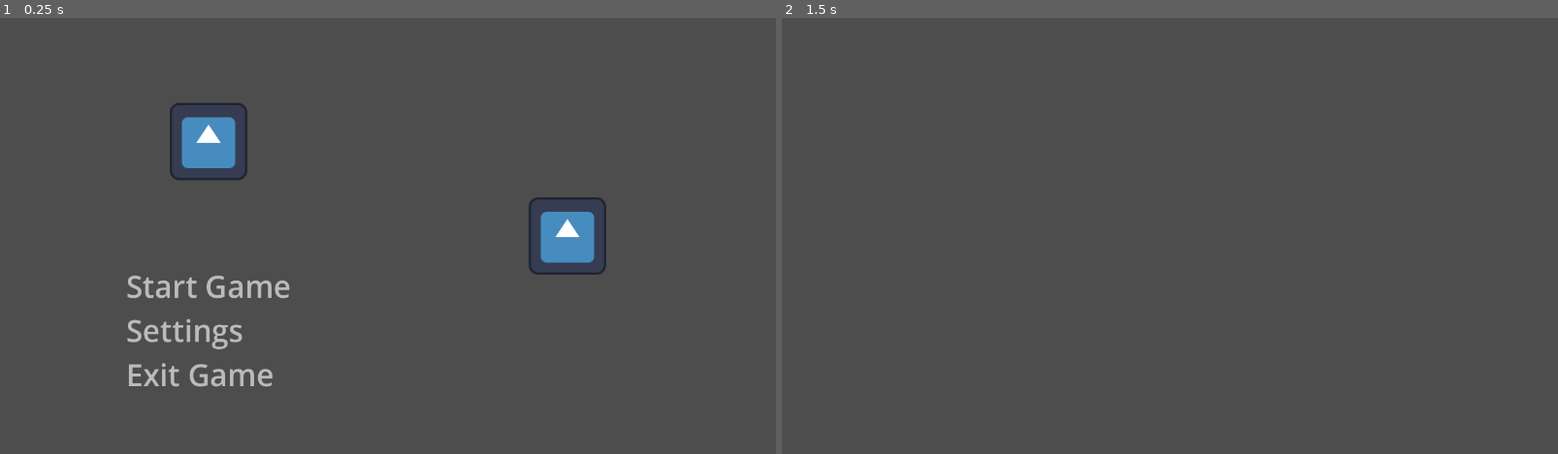
Above: before the commit, frames 1-2 (left to right).
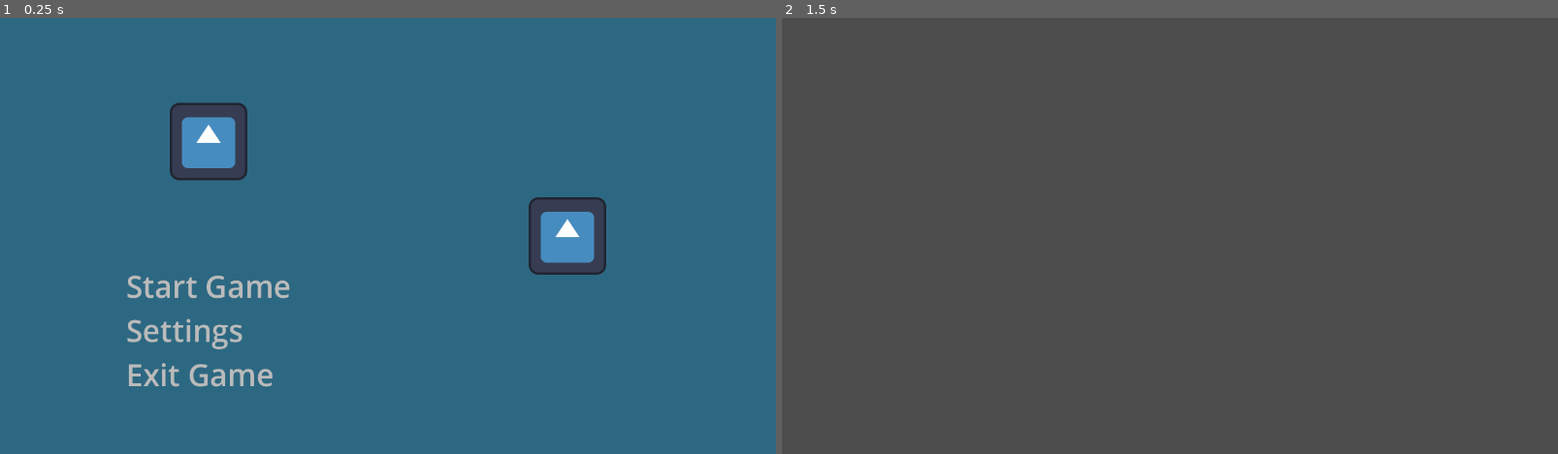
Above: after the commit, the same moments.

Repository: MichaelOdermatt/BasicGameTemplate
Game: Godot game, scene res://Assets/Scenes/TitleScreen.tscn
Two runs of this game, one before a commit and one after it. Both use one fixed random seed, a clock stepped at 60 frames per second and the inputs below. The engine's default icon, where the game draws it, is replaced by a stand-in: a white triangle on a blue panel in a dark square.
Inputs (mouse positions are in pixels of both pictures, inside the frame that each line leads up to):
- Up to frame 1 (0.25 s): no input
- Up to frame 2 (1.5 s): click "Start Game" at 0.5 s; tap Enter (ui_accept) at 1.25 s; move the mouse to (1208, 236) at 1.27 s; hold W (movement_forward) from 1.28 s (still down); click (1208, 236) at 1.42 s

The runs differ from the first frame. In frame 1, 96% of the frame differs, in the area x 0-100%, y 0-100%; in frame 2, nothing differs.

Commit message:
Added colored background to title screen

Diff:
--- a/Assets/Scenes/Level1.tscn
+++ b/Assets/Scenes/Level1.tscn
@@ -1,24 +1,15 @@
-[gd_scene load_steps=5 format=3 uid="uid://bqt4p0p1afhyl"]
+[gd_scene load_steps=4 format=3 uid="uid://bqt4p0p1afhyl"]
 
 [ext_resource type="PackedScene" uid="uid://x0bvv5xlt1xx" path="res://Assets/Scenes/Player.tscn" id="1_xrqkf"]
 [ext_resource type="PackedScene" uid="uid://bn6exbnsy5wmc" path="res://Assets/Scenes/Menus/PauseMenu/PauseMenu.tscn" id="2_n08e7"]
 
 [sub_resource type="Environment" id="Environment_ff720"]
 
-[sub_resource type="WorldBoundaryShape3D" id="WorldBoundaryShape3D_pr3gj"]
-
 [node name="Level1" type="Node3D"]
 
 [node name="WorldEnvironment" type="WorldEnvironment" parent="."]
 environment = SubResource("Environment_ff720")
 
-[node name="StaticBody3D(delete)" type="StaticBody3D" parent="."]
-collision_layer = 2
-collision_mask = 0
-
-[node name="CollisionShape3D" type="CollisionShape3D" parent="StaticBody3D(delete)"]
-shape = SubResource("WorldBoundaryShape3D_pr3gj")
-
 [node name="Player" parent="." instance=ExtResource("1_xrqkf")]
 
 [node name="PauseMenu" parent="." instance=ExtResource("2_n08e7")]
--- a/Assets/Scenes/TitleScreen.tscn
+++ b/Assets/Scenes/TitleScreen.tscn
@@ -5,7 +5,27 @@
 [ext_resource type="Script" path="res://Assets/Scripts/Menus/MainMenu.gd" id="2_4x8au"]
 [ext_resource type="PackedScene" uid="uid://cu1u47how3mx0" path="res://Assets/Scenes/Menus/SettingsMenu.tscn" id="2_kpp6g"]
 
-[node name="TitleScreen" type="MarginContainer"]
+[node name="TitleScreen" type="Control"]
+layout_mode = 3
+anchors_preset = 15
+anchor_right = 1.0
+anchor_bottom = 1.0
+grow_horizontal = 2
+grow_vertical = 2
+script = ExtResource("1_7765a")
+first_level_scene_path = "res://Assets/Scenes/Level1.tscn"
+
+[node name="ColorRect" type="ColorRect" parent="."]
+layout_mode = 1
+anchors_preset = 15
+anchor_right = 1.0
+anchor_bottom = 1.0
+grow_horizontal = 2
+grow_vertical = 2
+color = Color(0.176471, 0.407843, 0.509804, 1)
+
+[node name="MarginContainer" type="MarginContainer" parent="."]
+layout_mode = 1
 anchors_preset = 15
 anchor_right = 1.0
 anchor_bottom = 1.0
@@ -15,13 +35,11 @@
 theme_override_constants/margin_top = 50
 theme_override_constants/margin_right = 50
 theme_override_constants/margin_bottom = 50
-script = ExtResource("1_7765a")
-first_level_scene_path = "res://Assets/Scenes/Level1.tscn"
 
-[node name="MainMenu" parent="." instance=ExtResource("1_nlldt")]
+[node name="MainMenu" parent="MarginContainer" instance=ExtResource("1_nlldt")]
 layout_mode = 2
 script = ExtResource("2_4x8au")
 
-[node name="SettingsMenu" parent="." instance=ExtResource("2_kpp6g")]
+[node name="SettingsMenu" parent="MarginContainer" instance=ExtResource("2_kpp6g")]
 visible = false
 layout_mode = 2
--- a/Assets/Scripts/TitleScreen.gd
+++ b/Assets/Scripts/TitleScreen.gd
@@ -1,9 +1,9 @@
-extends MarginContainer;
+extends Control;
 
 @export var first_level_scene_path: String = 'res://Assets/Scenes/TitleScreen.tscn';
 
-@onready var _main_menu: Control = $MainMenu;
-@onready var _settings_menu: Control = $SettingsMenu;
+@onready var _main_menu: Control = $MarginContainer/MainMenu;
+@onready var _settings_menu: Control = $MarginContainer/SettingsMenu;
 
 
 func _ready():
